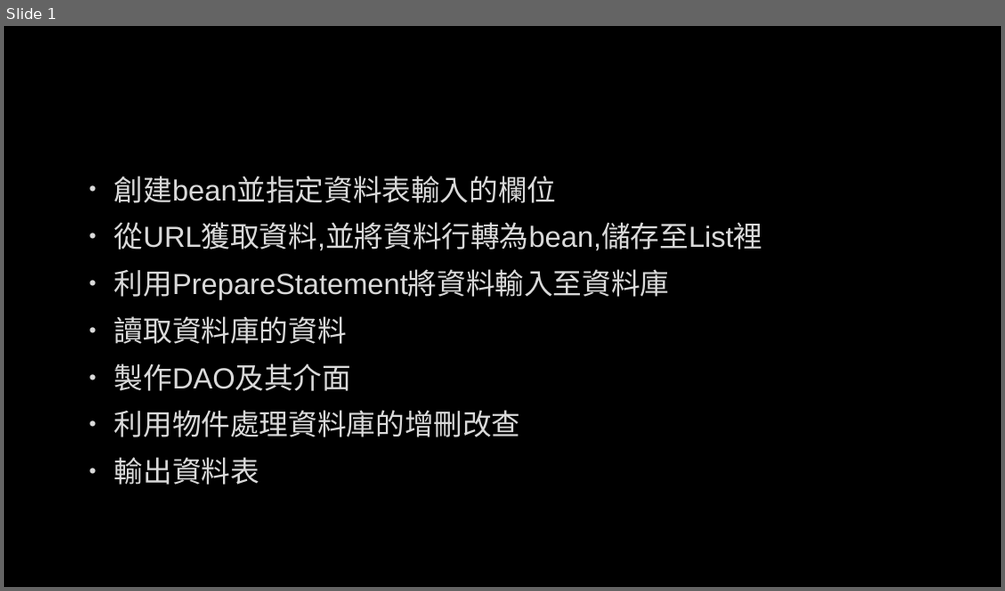
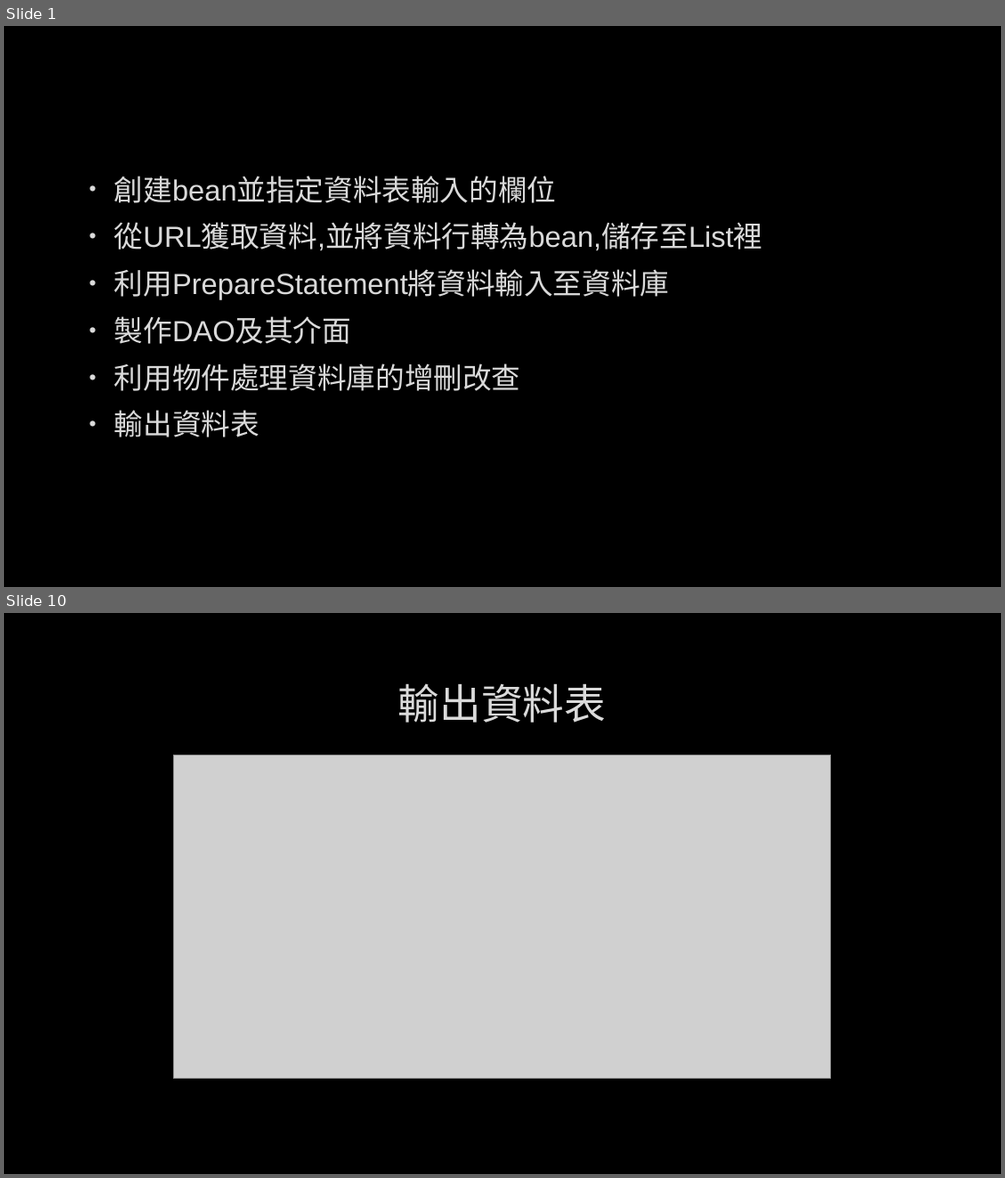
Before and after one commit to kenny132652/midterm, a slide deck: 期中.pptx. Shown one above the other, each under a label of ours: slide 1 before the commit, slides 1 and 10 after it; the slides between them are not shown. The pictures are 1005x591 and 1005x1178 pixels, drawn with LibreOffice and Linux fonts; fonts in the diff are those of the drawing; grey boxes stand for pictures; background and template pictures are left out. Boxes give left, top, right and bottom in pixels: in the first picture for what was removed or moved away, otherwise in the second. Text is boxed around its words. In the diff, an @@ line names an element or a change of style, - is before the commit and + after.

```diff
--- a/期中.pptx
+++ b/期中.pptx
@@ slide 10 added at box(4, 613, 1001, 1174), background picture (left out) @@
@@ title added at box(398, 683, 606, 722), 40 pt, text #DADADA @@
+輸出資料表
@@ picture added at box(173, 755, 830, 1078) @@
@@ slide 1 changed as well @@
@@ text at box(114, 316, 347, 344): paragraph removed @@
-• 讀取資料庫的資料
```
Also in this commit, not shown: 8 other slides added.
